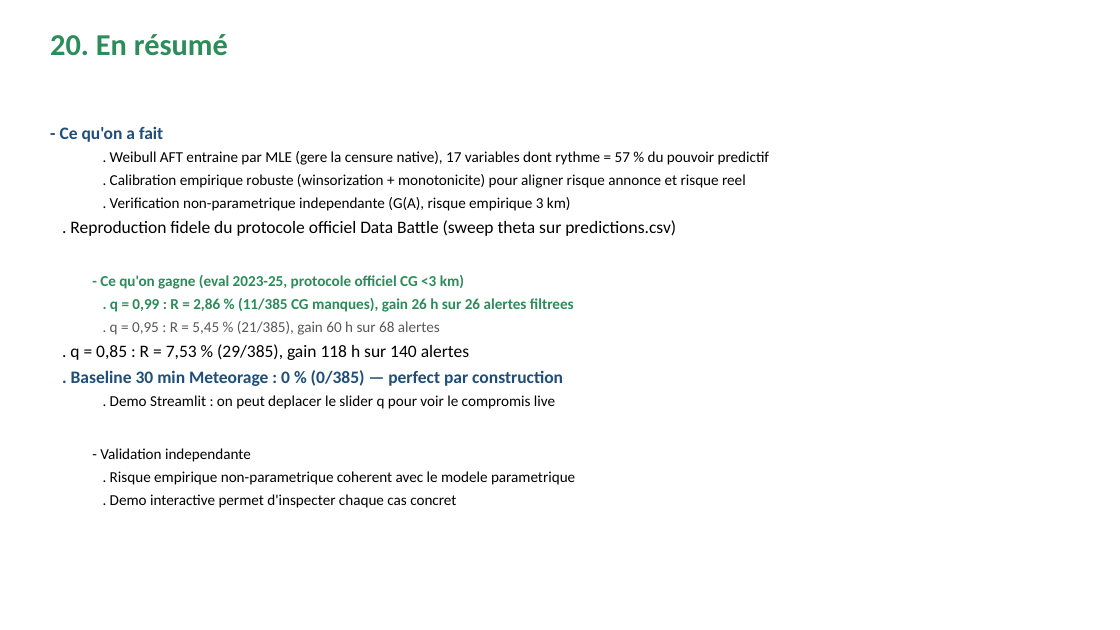
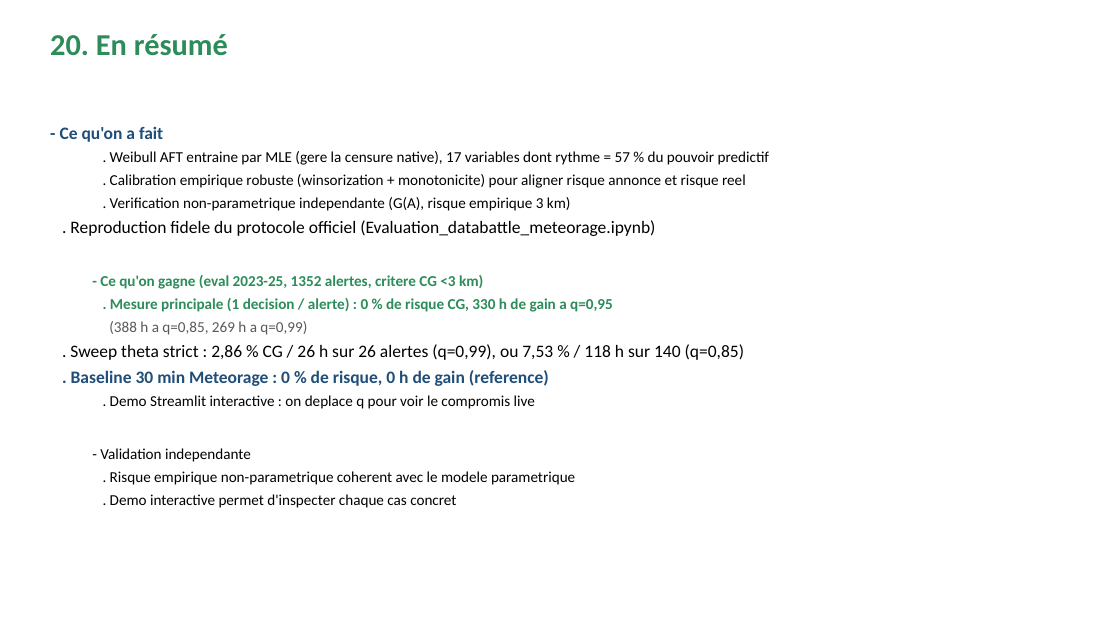
Before and after one commit to enriquealves02-jpg/PROJET_oral_m2fin, a slide deck: slide 21 of presentation_oral.pptx. Drawn at 1120x630 pixels with LibreOffice and Linux fonts; fonts in the diff are those of the drawing. Boxes give left, top, right and bottom in pixels: in the first picture for what was removed or moved away, otherwise in the second. Text is boxed around its words. In the diff, an @@ line names an element or a change of style, - is before the commit and + after.

```diff
--- a/presentation_oral.pptx
+++ b/presentation_oral.pptx
@@ text at <box>70,220,744,409</box>: text changed; size 13 to 15 pt @@
-. Reproduction fidele du protocole officiel Data Battle (sweep theta sur predictions.csv)
-  - Ce qu'on gagne (eval 2023-25, protocole officiel CG <3 km)
-  . q = 0,99 : R = 2,86 % (11/385 CG manques), gain 26 h sur 26 alertes filtrees
-  . q = 0,95 : R = 5,45 % (21/385), gain 60 h sur 68 alertes
-. q = 0,85 : R = 7,53 % (29/385), gain 118 h sur 140 alertes
-. Baseline 30 min Meteorage : 0 % (0/385) — perfect par construction
-  . Demo Streamlit : on peut deplacer le slider q pour voir le compromis live
+. Reproduction fidele du protocole officiel (Evaluation_databattle_meteorage.ipynb)
+  - Ce qu'on gagne (eval 2023-25, 1352 alertes, critere CG <3 km)
+  . Mesure principale (1 decision / alerte) : 0 % de risque CG, 330 h de gain a q=0,95
+  (388 h a q=0,85, 269 h a q=0,99)
+. Sweep theta strict : 2,86 % CG / 26 h sur 26 alertes (q=0,99), ou 7,53 % / 118 h sur 140 (q=0,85)
+. Baseline 30 min Meteorage : 0 % de risque, 0 h de gain (reference)
+  . Demo Streamlit interactive : on deplace q pour voir le compromis live
```
Also in this commit, not shown: 1 other slide changed, 4 other files.
